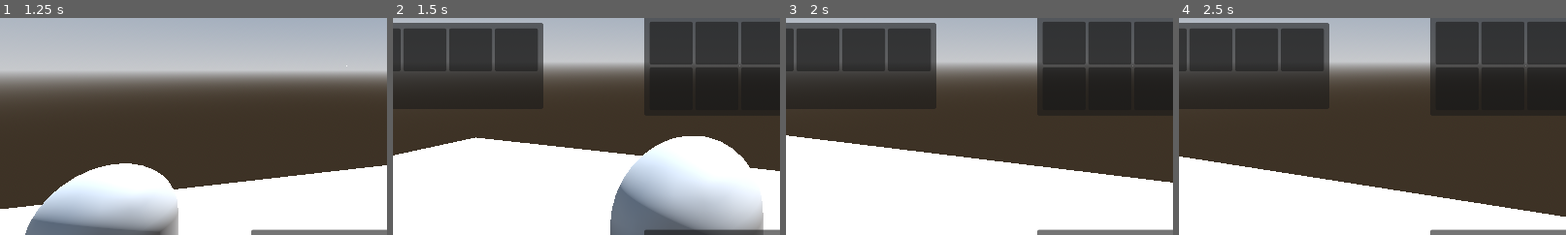
Above: before the commit, frames 1-4 (left to right).
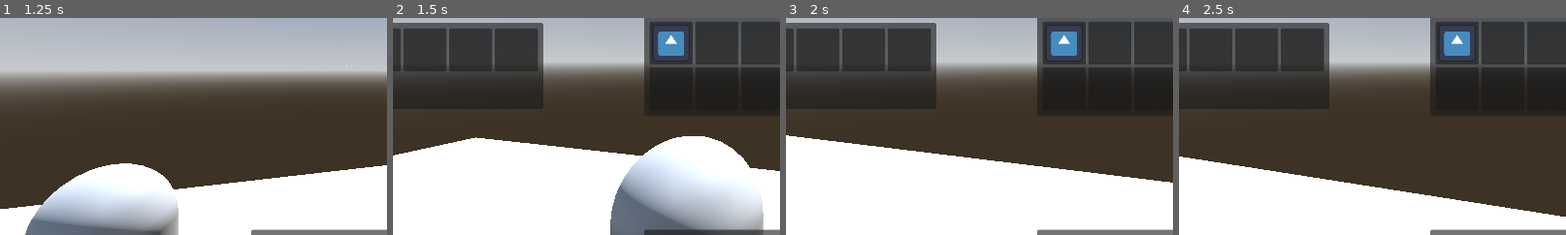
Above: after the commit, the same moments.

Repository: jevonsp/boomer-shooter
Game: Godot game, scene res://main/main.tscn
Two runs of this game, one before a commit and one after it. Both use one fixed random seed, a clock stepped at 60 frames per second and the inputs below. The engine's default icon, where the game draws it, is replaced by a stand-in: a white triangle on a blue panel in a dark square.
Inputs (mouse positions are % of the whole screen's width and height, from its top left):
- Up to frame 1 (1.25 s): tap Enter at 0.5 s; move the mouse to (55, 50) at 0.52 s; hold W from 0.53 s (still down); tap E at 0.6 s; click (55, 50) at 0.67 s; tap Space at 0.77 s
- Up to frame 2 (1.5 s): keep holding W; move the mouse to (45, 50) at 1.27 s; tap Tab at 1.35 s; click (45, 50) at 1.42 s
- Up to frame 3 (2 s): keep holding W; tap Space at 1.52 s
- Up to frame 4 (2.5 s): move the mouse to (41, 45) at 2.02 s; release W at 2.03 s; hold D from 2.03 s (still down); tap Shift at 2.1 s; click (41, 45) at 2.17 s
The pictures show only the part of the screen within x 5-55%, y 39-89%; the shares and areas given below are measured in that part.

Frame 1 is identical in both runs. In frame 2, 1.4% of the frame differs, in the area x 67-77%, y 3-20%; in frame 3, 1.4%; in frame 4, 1.4%.

Commit message:
Save point before weapon test

Diff:
--- a/inventory/TestInv.tres
+++ b/inventory/TestInv.tres
@@ -1,9 +1,15 @@
-[gd_resource type="Resource" script_class="InventoryData" load_steps=3 format=3 uid="uid://rehdkfow4rw2"]
+[gd_resource type="Resource" script_class="InventoryData" load_steps=5 format=3 uid="uid://rehdkfow4rw2"]
 
 [ext_resource type="Script" uid="uid://c016vp1fy7qnm" path="res://inventory/InventoryData.gd" id="1_2e78x"]
 [ext_resource type="Script" uid="uid://ucu2pnv7c5go" path="res://inventory/slot/SlotData.gd" id="2_ktglu"]
+[ext_resource type="Resource" uid="uid://ceflps17hl33x" path="res://inventory/item/items/TestPistol.tres" id="3_ktglu"]
+
+[sub_resource type="Resource" id="Resource_07wpc"]
+script = ExtResource("2_ktglu")
+item_data = ExtResource("3_ktglu")
+metadata/_custom_type_script = "uid://ucu2pnv7c5go"
 
 [resource]
 script = ExtResource("1_2e78x")
-slot_datas = Array[ExtResource("2_ktglu")]([null, null, null, null, null, null, null, null])
+slot_datas = Array[ExtResource("2_ktglu")]([SubResource("Resource_07wpc"), null, null, null, null, null, null, null])
 metadata/_custom_type_script = "uid://c016vp1fy7qnm"
--- a/inventory/interfaces/inventory_interface.gd
+++ b/inventory/interfaces/inventory_interface.gd
@@ -52,6 +52,7 @@
 func on_inventory_interact(
 	inventory_data: InventoryData, index: int, button: int, shift_pressed: bool
 	) -> void:
+	print("invent got interact")
 	match [grabbed_slot_data, button]:
 		[null, MOUSE_BUTTON_LEFT]:
 			if shift_pressed:
--- a/inventory/item/pickups/pickup.tscn
+++ b/inventory/item/pickups/pickup.tscn
@@ -1,7 +1,14 @@
-[gd_scene load_steps=4 format=3 uid="uid://creqratlq8k0q"]
+[gd_scene load_steps=7 format=3 uid="uid://creqratlq8k0q"]
 
 [ext_resource type="Script" uid="uid://yhryri0uoxc4" path="res://inventory/item/pickups/pickup.gd" id="1_jjdqf"]
 [ext_resource type="Texture2D" uid="uid://bdrkc6m8wike2" path="res://icon.svg" id="1_madl2"]
+[ext_resource type="Resource" uid="uid://bmfk51bmftshp" path="res://inventory/item/items/TestRaycastPistol.tres" id="2_xoqul"]
+[ext_resource type="Script" uid="uid://ucu2pnv7c5go" path="res://inventory/slot/SlotData.gd" id="3_vsp1w"]
+
+[sub_resource type="Resource" id="Resource_42hap"]
+script = ExtResource("3_vsp1w")
+item_data = ExtResource("2_xoqul")
+metadata/_custom_type_script = "uid://ucu2pnv7c5go"
 
 [sub_resource type="SphereShape3D" id="SphereShape3D_2xhtb"]
 radius = 0.8143373
@@ -10,6 +17,7 @@
 collision_layer = 0
 lock_rotation = true
 script = ExtResource("1_jjdqf")
+slot_data = SubResource("Resource_42hap")
 
 [node name="Sprite3D" type="Sprite3D" parent="."]
 texture = ExtResource("1_madl2")
--- a/inventory/slot/slot.gd
+++ b/inventory/slot/slot.gd
@@ -28,5 +28,6 @@
 			and (event.button_index == MOUSE_BUTTON_LEFT \
 			or event.button_index == MOUSE_BUTTON_RIGHT) \
 			and event.is_pressed():
+		print("gui input click=%s" % [event.button_index])
 		var shift_pressed = InputManager.is_action_pressed("shift")
 		slot_clicked.emit(get_index(), event.button_index, shift_pressed)
--- a/main/main.gd
+++ b/main/main.gd
@@ -32,6 +32,7 @@
 				player.add_to_held(weapon)
 
 func _on_inventory_toggled(external_inventory_owner = null):
+	print("toggled invent")
 	inventory_interface.visible = !inventory_interface.visible
 	if inventory_interface.visible:
 		Input.mouse_mode = Input.MOUSE_MODE_VISIBLE
--- a/main/main.tscn
+++ b/main/main.tscn
@@ -9,8 +9,6 @@
 [ext_resource type="PackedScene" uid="uid://brixpcl3w4lh8" path="res://inventory/interfaces/hotbar_inventory.tscn" id="5_0i4oc"]
 [ext_resource type="PackedScene" uid="uid://cwboq6egcbhqv" path="res://objects/interactables/chest.tscn" id="8_67ri8"]
 [ext_resource type="PackedScene" uid="uid://creqratlq8k0q" path="res://inventory/item/pickups/pickup.tscn" id="9_grrlh"]
-[ext_resource type="Script" uid="uid://ucu2pnv7c5go" path="res://inventory/slot/SlotData.gd" id="10_0i4oc"]
-[ext_resource type="Resource" uid="uid://bmfk51bmftshp" path="res://inventory/item/items/TestRaycastPistol.tres" id="10_bsumw"]
 
 [sub_resource type="ProceduralSkyMaterial" id="ProceduralSkyMaterial_xwkvk"]
 
@@ -27,11 +25,6 @@
 
 [sub_resource type="BoxShape3D" id="BoxShape3D_53q0u"]
 size = Vector3(20, 0.1, 20)
-
-[sub_resource type="Resource" id="Resource_bsumw"]
-script = ExtResource("10_0i4oc")
-item_data = ExtResource("10_bsumw")
-metadata/_custom_type_script = "uid://ucu2pnv7c5go"
 
 [node name="Main" type="Node"]
 script = ExtResource("1_xwkvk")
@@ -138,5 +131,4 @@
 transform = Transform3D(1, 0, 0, 0, 1, 0, 0, 0, 1, 0, 0, -2)
 
 [node name="Pickup" parent="." instance=ExtResource("9_grrlh")]
-transform = Transform3D(1, 0, 0, 0, 1, 0, 0, 0, 1, -0.51416826, 1.4375262, 0.09114444)
-slot_data = SubResource("Resource_bsumw")
+transform = Transform3D(1, 0, 0, 0, 1, 0, 0, 0, 1, 0, 1.5156417, 0)
--- a/weapons/pistol/raycast_pistol.gd
+++ b/weapons/pistol/raycast_pistol.gd
@@ -22,7 +22,6 @@
 	line_mesh.mesh = immediate_mesh
 	add_child(line_mesh)
 	camera = PlayerManager.player.camera
-
 
 func fire():
 	if not is_enabled:
Not shown: 1 places in main/main.tscn that only renumber resources
